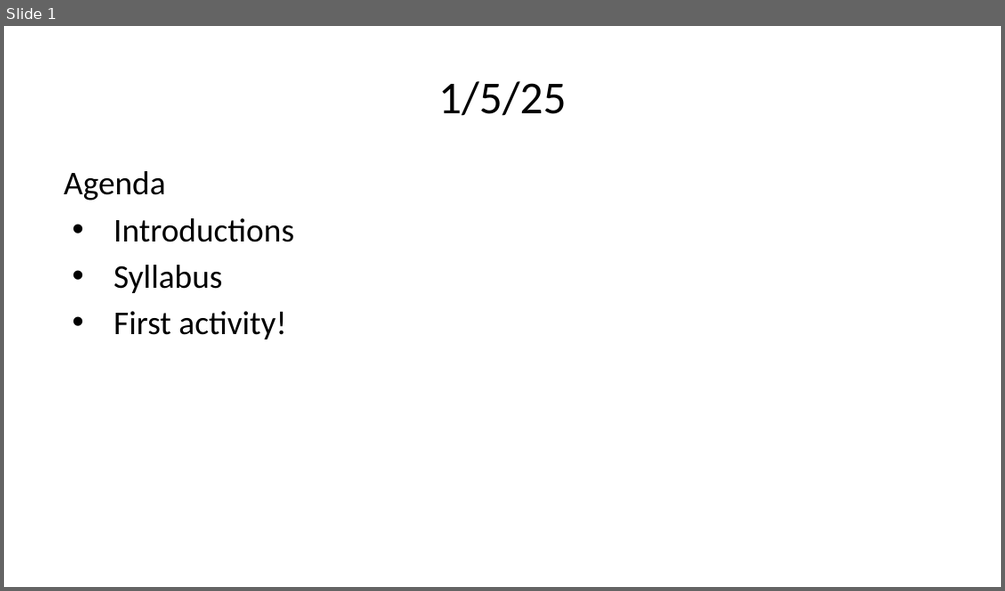
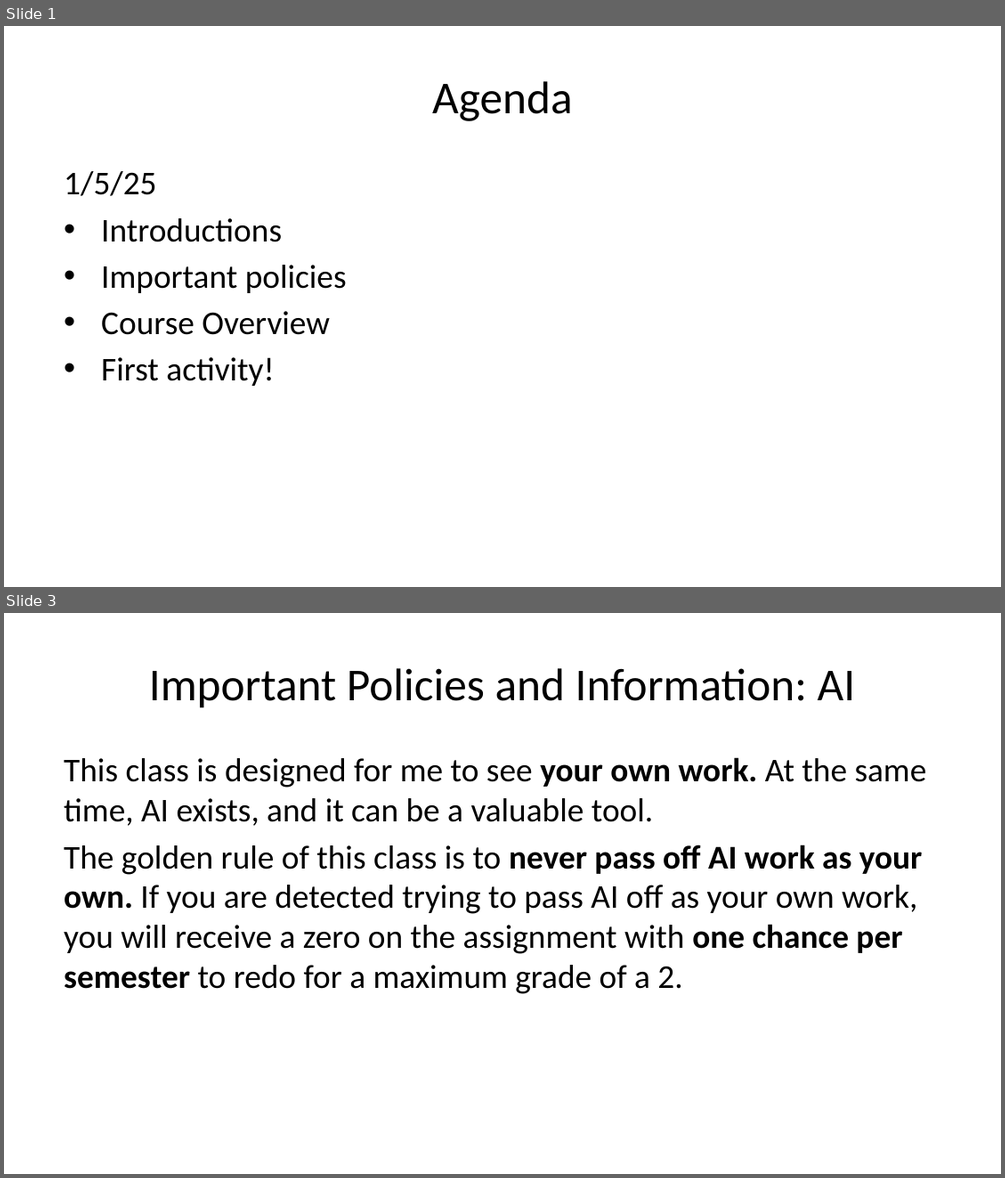
Before and after one commit to eking-stead/school, a slide deck: CS/slides.pptx. Shown one above the other, each under a label of ours: slide 1 before the commit, slides 1 and 3 after it; the slides between them are not shown. The pictures are 1005x591 and 1005x1178 pixels, drawn with LibreOffice and Linux fonts; fonts in the diff are those of the drawing. Boxes give left, top, right and bottom in pixels: in the first picture for what was removed or moved away, otherwise in the second. Text is boxed around its words. In the diff, an @@ line names an element or a change of style, - is before the commit and + after.

```diff
--- a/CS/slides.pptx
+++ b/CS/slides.pptx
@@ slide 3 added at [4,613,1001,1174], background #FFFFFF @@
@@ title added at [149,668,856,708], 33 pt, text #000000 @@
+Important Policies and Information: AI
@@ text added at [64,757,927,994], 24 pt, text #000000 @@
+This class is designed for me to see your own work. At the same time, AI exists, and it can be a valuable tool.
+The golden rule of this class is to never pass off AI work as your own. If you are detected trying to pass AI off as your own work, you will receive a zero on the assignment with one chance per semester to redo for a maximum grade of a 2.
@@ slide 1 changed as well @@
@@ title at [432,81,572,121]: text changed @@
-1/5/25
+Agenda
@@ text at [64,171,156,196]: text changed @@
-Agenda
+1/5/25
@@ text at [101,218,282,386]: indent changed @@
@@ text at [101,265,347,335]: text changed @@
-• Syllabus
+• Important policies
+• Course Overview
```
Also in this commit, not shown: 2 other slides changed, 4 other slides added, 1 slide removed, 3 other files.
